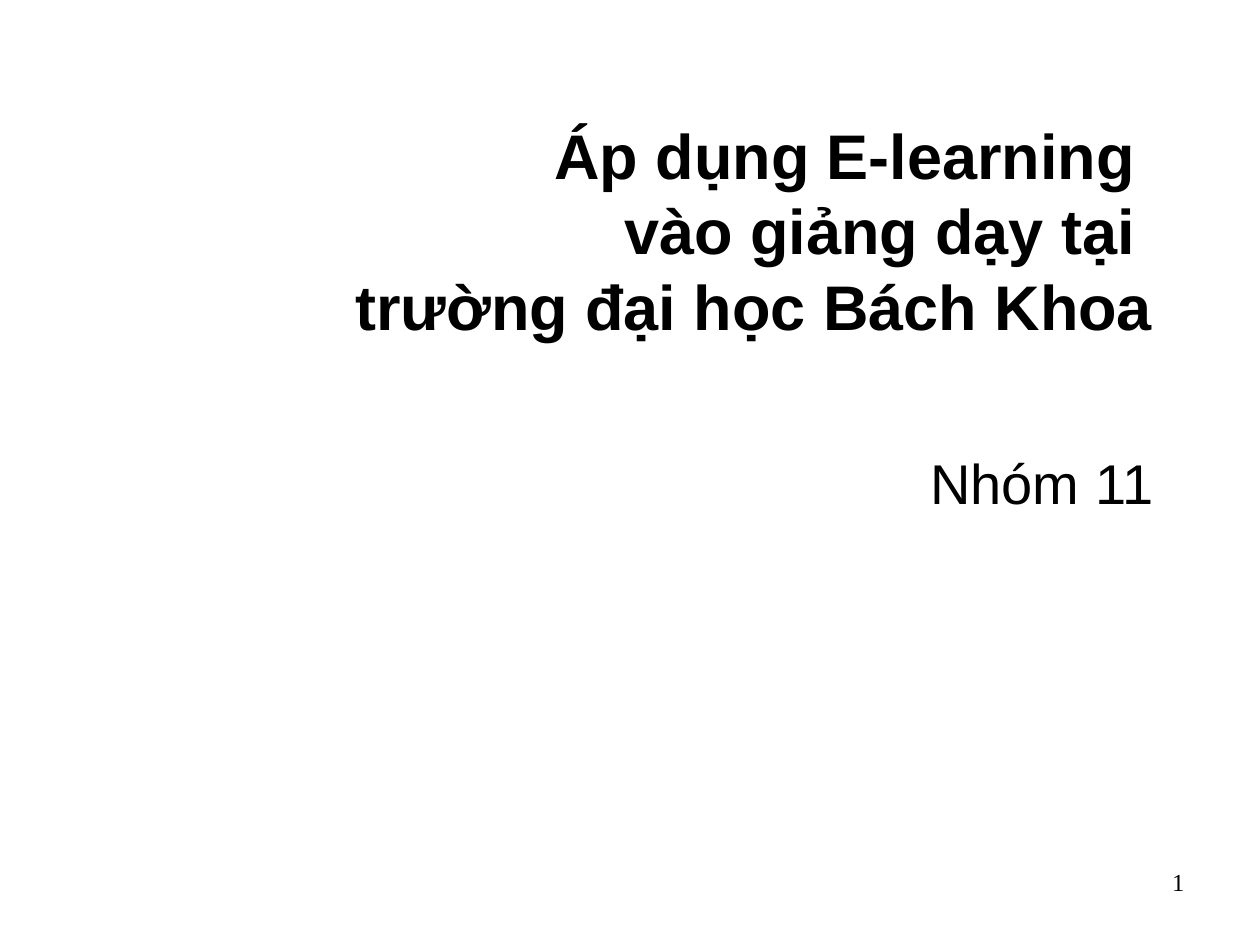
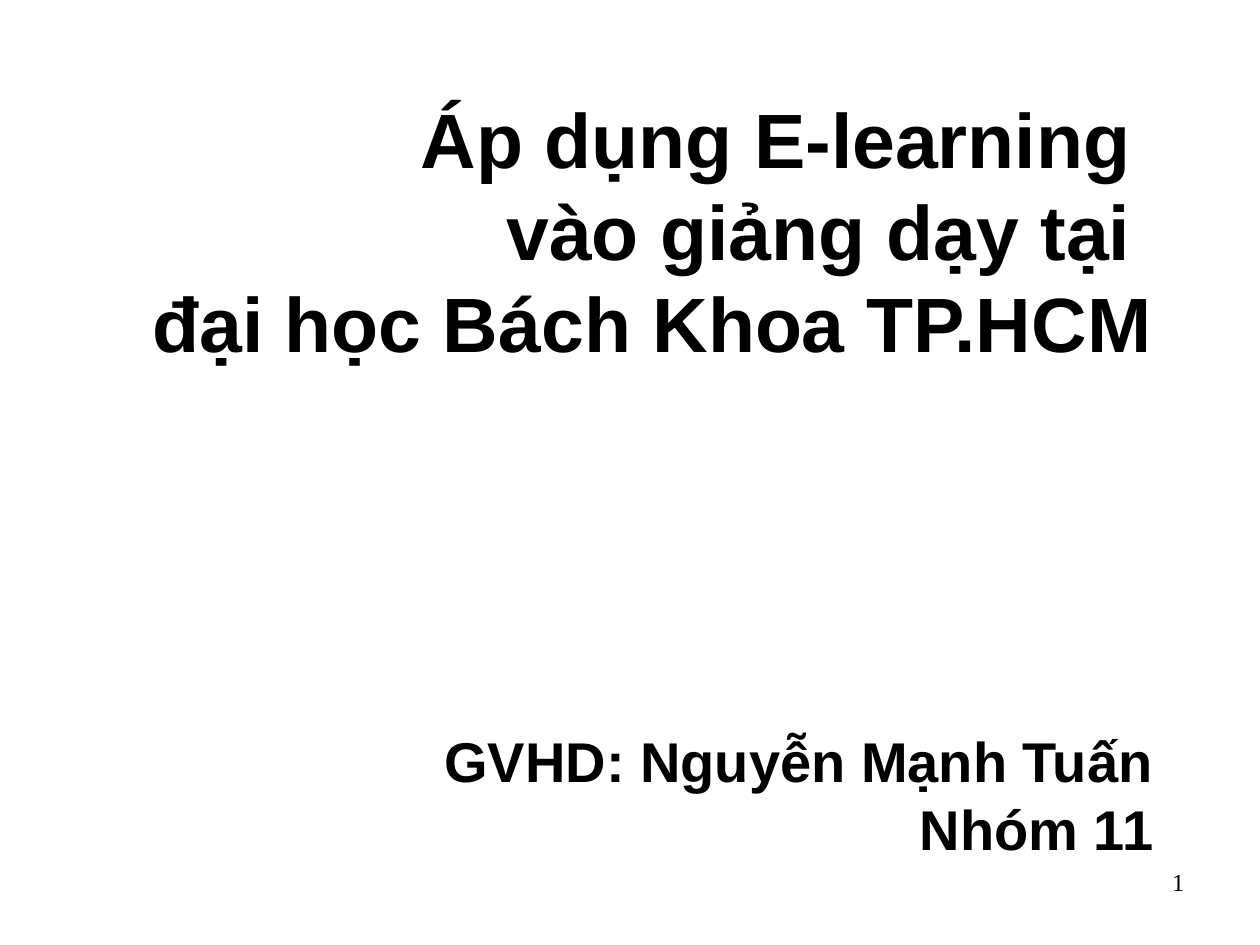
Before and after one commit to dhieucse09/mis, a slide deck: slide 1 of main/group-project/Group project.ppt. Drawn at 1260x945 pixels with LibreOffice and Linux fonts; fonts in the diff are those of the drawing; background and template pictures are left out. Boxes give left, top, right and bottom in pixels: in the first picture for what was removed or moved away, otherwise in the second. Text is boxed around its words. In the diff, an @@ line names an element or a change of style, - is before the commit and + after.

```diff
--- a/main/group-project/Group project.ppt
+++ b/main/group-project/Group project.ppt
@@ title at [152,107,1151,366]: text changed; size 36 to 44 pt @@
-Áp dụng E-learning
-vào giảng dạy tại
-trường đại học Bách Khoa
+Áp dụng E-learning
+vào giảng dạy tại
+đại học Bách Khoa TP.HCM
@@ subtitle removed at [930,462,1153,505] @@
-Nhóm 11
@@ subtitle added at [444,738,1153,851], 32 pt, text #000000, bold @@
+GVHD: Nguyễn Mạnh Tuấn
+Nhóm 11
```
Also in this commit, not shown: 8 other slides changed, 6 slides added, 3 slides removed, 14 other files.
